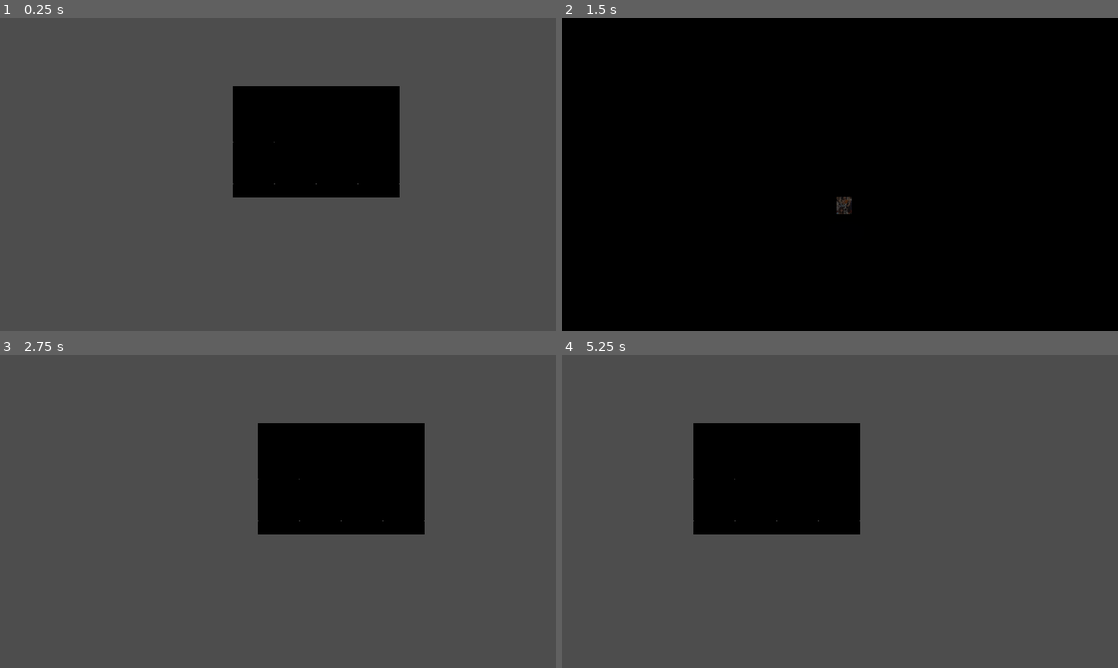
Above: before the commit, frames 1-4 (two rows, left to right).
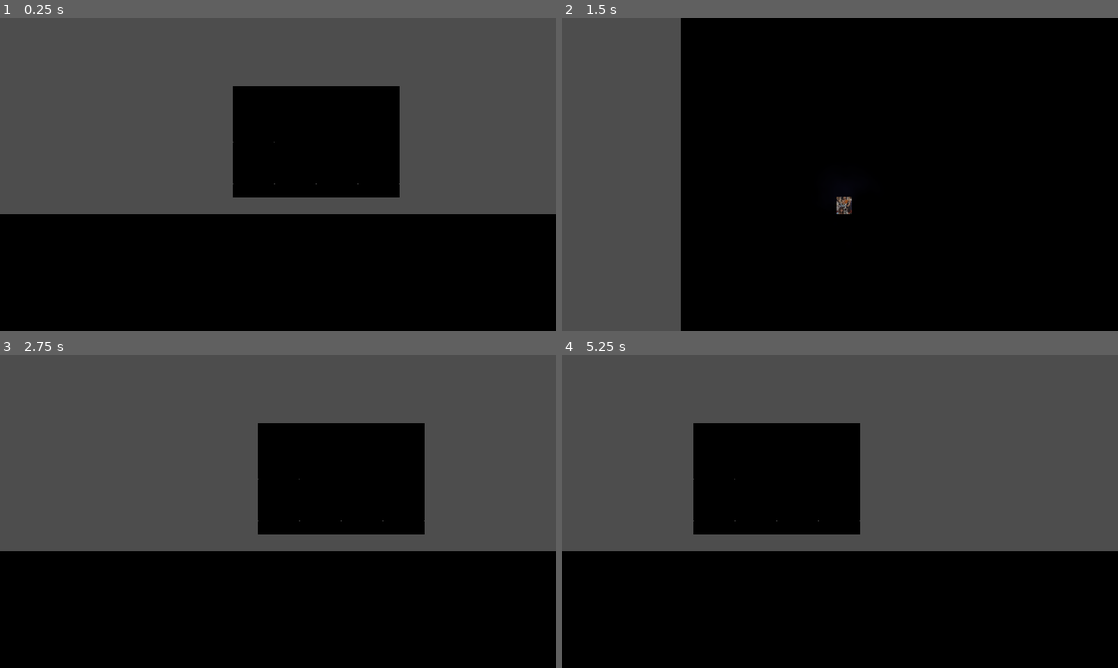
Above: after the commit, the same moments.

Repository: YisusJe/gamejam
Game: Godot game, scene res://main.tscn
The game is run twice, just before and just after one commit, with the same random seed, the same clock (stepped at 60 frames per second) and the same inputs.
Inputs (mouse positions are in pixels of both pictures, inside the frame that each line leads up to):
- Up to frame 1 (0.25 s): no input
- Up to frame 2 (1.5 s): tap Enter at 0.5 s; move the mouse to (962, 158) at 0.52 s; hold D (Right) from 0.53 s (still down); tap K (ChangePlayer) at 0.6 s; tap W (Up) at 0.77 s; move the mouse to (728, 190) at 1.27 s; click (728, 190) at 1.35 s
- Up to frame 3 (2.75 s): tap W (Up) at 1.52 s; move the mouse to (333, 442) at 2.02 s; release D (Right) at 2.03 s; hold A (Left) from 2.03 s (still down); tap K (ChangePlayer) at 2.1 s
- Up to frame 4 (5.25 s): tap Space at 2.75 s; move the mouse to (812, 574) at 2.77 s; release A (Left) at 2.78 s; hold D (Right) 2.78-4.28 s; click (812, 574) at 2.85 s; tap W (Up) at 3.02, 3.77, 4.52 s; tap Enter at 3.5 s; move the mouse to (1006, 558) at 3.52 s; tap K (ChangePlayer) at 3.6, 5.1 s; move the mouse to (673, 464) at 4.27 s; hold A (Left) 4.28-5.03 s; click (673, 464) at 4.35 s; move the mouse to (867, 511) at 5.02 s; hold D (Right) from 5.03 s (still down)

The runs differ from the first frame. In frame 1, 37% of the frame differs, in the area x 0-100%, y 62-100%; in frame 2, 21%; in frame 3, 37%; in frame 4, 37%.

Commit message:
Fondo rojo

Diff:
--- a/background.gdshader
+++ b/background.gdshader
@@ -1,14 +1,46 @@
 shader_type canvas_item;
 
-void fragment(){
-    vec4 pixelColor = texture(TEXTURE, UV);
+uniform vec4 color_1 : source_color = vec4(0.0, 0.0, 0.0, 1.0);
+uniform vec4 color_2 : source_color = vec4(0.0, 0.007, 0.13, 1.0);
+uniform vec4 color_3 : source_color = vec4(0.0, 0.007, 0.13, 1.0);
 
-	vec4 output = vec4(0.0, 0.0, 0.0, 1.0);
+uniform vec2 wave_direction = vec2(2.0,0.0);
+uniform vec2 wave_2_direction = vec2(0.0,1.0);
+uniform float time_scale : hint_range(0.0, 0.2, 0.005) = 0.025;
+uniform float color_2_threshold : hint_range(0.0, 1.0, 0.005) = 0.5;
+uniform float color_3_threshold : hint_range(0.0, 1.0, 0.005) = 0.2;
 
-	if(pixelColor.x > 0.8) {
-		float step = (pixelColor.x - 0.8) / 0.2;
+uniform sampler2D texture_normal : repeat_enable;
+uniform sampler2D texture_normal2 : repeat_enable;
 
-		output = mix(vec4(0.0, 0.0, 0.0, 1.0), vec4(0.0, 0.007, 0.13, 1.0), step);
+uniform float wave_count : hint_range(1.0, 20.0, 1.0) = 20.0;
+uniform float speed : hint_range(0.0, 10.0, 0.1) = 3.0;
+uniform float height : hint_range(0.0, 0.1, 0.001) = 0.003;
+
+void fragment() {
+	// Time calculations for wave (normal map) movement
+	vec2 time = (TIME * wave_direction) * time_scale;
+	vec2 time2 = (TIME * wave_2_direction) * time_scale;
+	vec2 real_uvs = vec2(UV.x / 128.0, UV.y / 128.0);
+
+	real_uvs.x += sin(TIME * time_scale + (real_uvs.x + real_uvs.y) * 25.0) * 0.01;
+	real_uvs.y += cos(TIME * time_scale + (real_uvs.x + real_uvs.y) * 25.0) * 0.01;
+
+	// vec2 cPos = -1.0 + 2.0 * real_uvs / (1.0 / TEXTURE_PIXEL_SIZE);
+	// float cLength = length(cPos);
+	// vec2 uv = FRAGCOORD.xy / (1.0 / SCREEN_PIXEL_SIZE).xy + (cPos/cLength) * cos(cLength * wave_count - TIME * speed) * height;
+
+	vec4 pixelColor = mix(texture(texture_normal,real_uvs + time).rgba, texture(texture_normal2,real_uvs + time2).rgba, 0.5);
+	vec4 output = color_1;
+
+	if(pixelColor.x >= color_2_threshold) {
+		float step = (pixelColor.x - color_2_threshold) / color_2_threshold;
+
+		output = mix(color_1, color_2, step);
+	} else if(pixelColor.x <= color_3_threshold) {
+		float step = 1.0 - (pixelColor.x / color_3_threshold);
+
+		output = mix(color_1, color_3, step);
 	};
 
 	COLOR = output;
--- a/components/player_submarine/player_submarine.tscn
+++ b/components/player_submarine/player_submarine.tscn
@@ -24,5 +24,5 @@
 
 [node name="PointLight2D" type="PointLight2D" parent="."]
 scale = Vector2(0.414062, 0.414062)
-energy = 0.39
+energy = 0.8
 texture = ExtResource("4_4dgir")
--- a/components/submarine_flashlight/submarine_flashlight.tscn
+++ b/components/submarine_flashlight/submarine_flashlight.tscn
@@ -14,6 +14,7 @@
 [node name="Flashlight" type="PointLight2D" parent="."]
 position = Vector2(107, 0)
 scale = Vector2(0.226178, 0.193493)
+color = Color(1, 0.834731, 0.800206, 1)
 texture = ExtResource("1_s1643")
 
 [node name="Backlight" type="PointLight2D" parent="."]
--- a/main.tscn
+++ b/main.tscn
@@ -10,23 +10,50 @@
 [ext_resource type="Script" path="res://scripts/camera.gd" id="7_lafka"]
 [ext_resource type="AudioStream" uid="uid://ddjgp61wtj5wx" path="res://assets/Music/background_theme.mp3" id="9_b14kx"]
 
+[sub_resource type="FastNoiseLite" id="FastNoiseLite_frrhv"]
+noise_type = 2
+frequency = 0.0085
+fractal_octaves = 2
+fractal_lacunarity = 2.86
+
+[sub_resource type="NoiseTexture2D" id="NoiseTexture2D_rs5db"]
+seamless = true
+noise = SubResource("FastNoiseLite_frrhv")
+
+[sub_resource type="FastNoiseLite" id="FastNoiseLite_lafu4"]
+frequency = 0.0405
+offset = Vector3(261.17, 312.93, 0)
+
+[sub_resource type="NoiseTexture2D" id="NoiseTexture2D_7xa4g"]
+seamless = true
+noise = SubResource("FastNoiseLite_lafu4")
+
 [sub_resource type="ShaderMaterial" id="ShaderMaterial_4g0by"]
 shader = ExtResource("7_bwepx")
+shader_parameter/color_1 = Color(0, 0, 0, 1)
+shader_parameter/color_2 = Color(0.0837919, 0.0762824, 0.218781, 1)
+shader_parameter/color_3 = Color(0.180392, 0.137255, 0.423529, 1)
+shader_parameter/wave_direction = Vector2(0.02, 0.03)
+shader_parameter/wave_2_direction = Vector2(0.3, -0.1)
+shader_parameter/time_scale = 0.025
+shader_parameter/color_2_threshold = 0.465
+shader_parameter/color_3_threshold = 0.31
+shader_parameter/wave_count = 20.0
+shader_parameter/speed = 3.0
+shader_parameter/height = 0.003
+shader_parameter/texture_normal = SubResource("NoiseTexture2D_rs5db")
+shader_parameter/texture_normal2 = SubResource("NoiseTexture2D_7xa4g")
 
-[sub_resource type="FastNoiseLite" id="FastNoiseLite_ymgd7"]
-frequency = 0.0012
-
-[sub_resource type="NoiseTexture2D" id="NoiseTexture2D_q7tve"]
-noise = SubResource("FastNoiseLite_ymgd7")
+[sub_resource type="NoiseTexture2D" id="NoiseTexture2D_05srg"]
 
 [node name="Level 0" type="Node2D"]
 
 [node name="Sprite2D2" type="Sprite2D" parent="."]
 texture_repeat = 1
 material = SubResource("ShaderMaterial_4g0by")
-position = Vector2(273, 223)
-scale = Vector2(3.75, 2.12695)
-texture = SubResource("NoiseTexture2D_q7tve")
+position = Vector2(509, 210)
+scale = Vector2(2.8182, 2.86052)
+texture = SubResource("NoiseTexture2D_05srg")
 
 [node name="TileMap" type="TileMap" parent="."]
 tile_set = ExtResource("1_fbxxm")
Not shown: 1 places in main.tscn that only renumber resources
